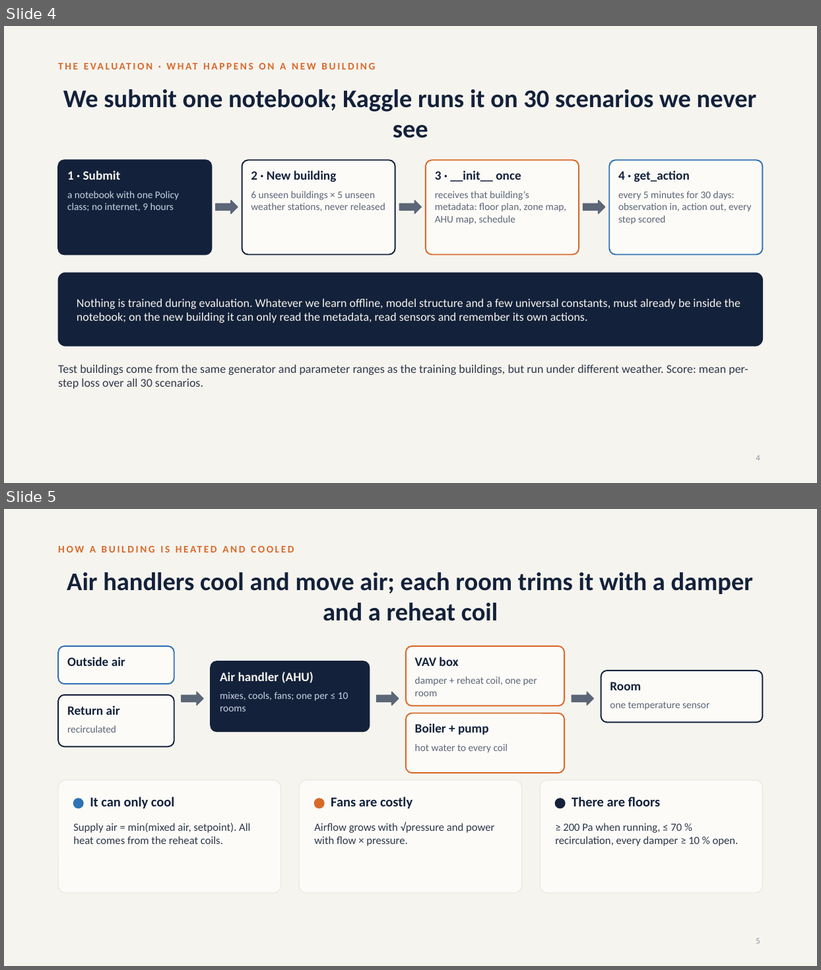
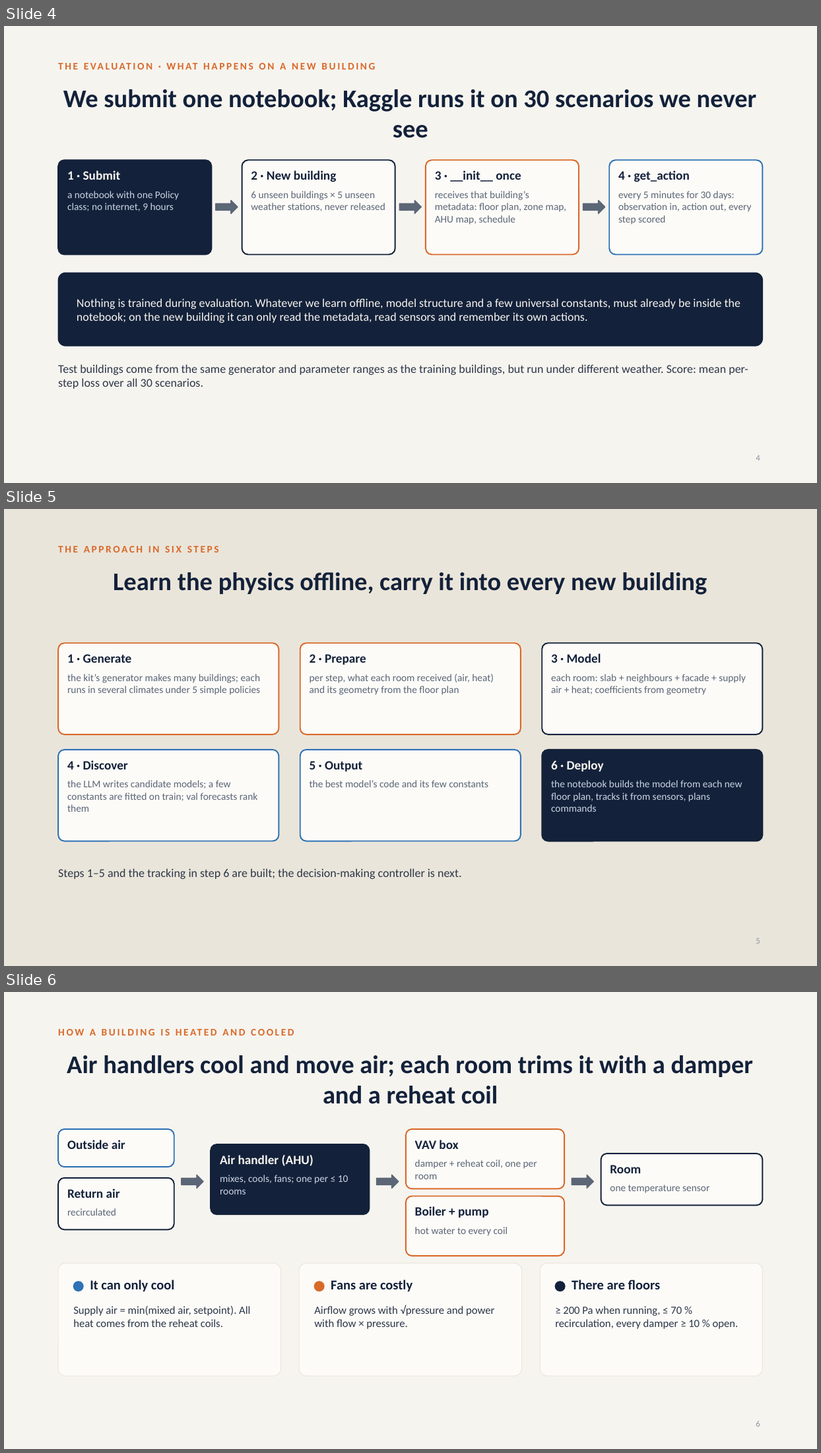
Before and after one commit to srivathsanb14/working-code, a slide deck: docs/One_Controller_for_Every_Building.pptx. Shown one above the other, each under a label of ours: slides 4 and 5 before the commit, slides 4, 5 and 6 after it. The pictures are 821x970 and 821x1453 pixels, drawn with LibreOffice and Linux fonts; fonts in the diff are those of the drawing. Boxes give left, top, right and bottom in pixels: in the first picture for what was removed or moved away, otherwise in the second. Text is boxed around its words. In the diff, an @@ line names an element or a change of style, - is before the commit and + after.

```diff
--- a/docs/One_Controller_for_Every_Building.pptx
+++ b/docs/One_Controller_for_Every_Building.pptx
@@ slide 5 added at <box>4,509,817,966</box>, background #EAE5DA @@
@@ text added at <box>58,546,219,553</box>, 12 pt, text #D9692A, bold @@
+THE APPROACH IN SIX STEPS
@@ title added at <box>113,572,707,595</box>, 30 pt, text #13213A, bold @@
+Learn the physics offline, carry it into every new building
@@ rounded rectangle added at <box>58,643,279,735</box>, fill #FCFBF8, outline #D9692A 1.5 pt @@
@@ rounded rectangle added at <box>300,643,521,735</box>, fill #FCFBF8, outline #D9692A 1.5 pt @@
@@ rounded rectangle added at <box>542,643,763,735</box>, fill #FCFBF8, outline #13213A 1.5 pt @@
@@ text added at <box>67,654,132,663</box>, 15 pt, text #13213A, bold @@
+1 · Generate
@@ text added at <box>310,654,366,665</box>, 15 pt, text #13213A, bold @@
+2 · Prepare
@@ text added at <box>551,654,601,663</box>, 15 pt, text #13213A, bold @@
+3 · Model
@@ text added at <box>67,674,261,695</box>, 12 pt, text #5B6676 @@
+the kit’s generator makes many buildings; each runs in several climates under 5 simple policies
@@ text added at <box>310,674,494,695</box>, 12 pt, text #5B6676 @@
+per step, what each room received (air, heat) and its geometry from the floor plan
@@ text added at <box>551,674,746,695</box>, 12 pt, text #5B6676 @@
+each room: slab + neighbours + facade + supply air + heat; coefficients from geometry
@@ rounded rectangle added at <box>58,750,279,842</box>, fill #FCFBF8, outline #2F72B5 1.5 pt @@
@@ text added at <box>67,760,128,770</box>, 15 pt, text #13213A, bold @@
+4 · Discover
@@ rounded rectangle added at <box>300,750,521,842</box>, fill #FCFBF8, outline #2F72B5 1.5 pt @@
@@ text added at <box>310,761,362,772</box>, 15 pt, text #13213A, bold @@
+5 · Output
@@ rounded rectangle added at <box>542,750,763,842</box>, fill #13213A, outline #13213A 1.5 pt @@
@@ text added at <box>551,760,604,772</box>, 15 pt, text #F6F4EF, bold @@
+6 · Deploy
@@ text added at <box>67,780,257,812</box>, 12 pt, text #5B6676 @@
+the LLM writes candidate models; a few constants are fitted on train; val forecasts rank them
@@ text added at <box>310,780,488,788</box>, 12 pt, text #5B6676 @@
+the best model’s code and its few constants
@@ text added at <box>551,780,743,812</box>, 12 pt, text #C9D3E3 @@
+the notebook builds the model from each new floor plan, tracks it from sensors, plans commands
@@ text added at <box>58,869,462,879</box>, 14 pt, text #2C3748 @@
+Steps 1–5 and the tracking in step 6 are built; the decision-making controller is next.
@@ page number added at <box>756,939,760,944</box>, 10 pt, text #8A93A3 @@
+5
@@ what was slide 5 is now slide 6 @@
@@ page number at <box>756,1421,760,1427</box>: text changed @@
-5
+6
```
Also in this commit, not shown: 2 slides changed, 3 other slides added, 2 slides removed.
